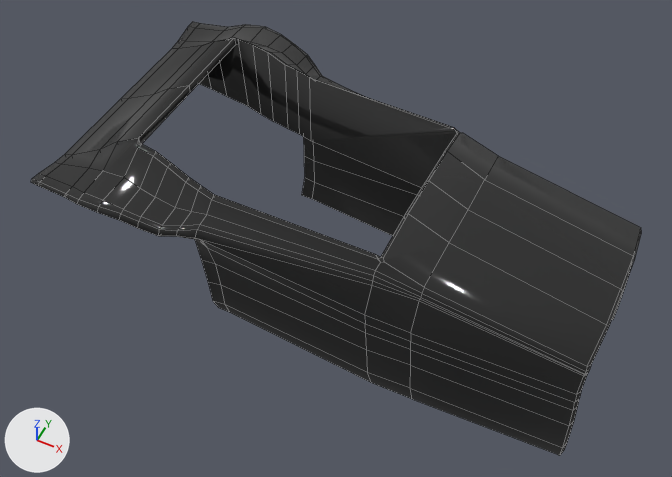
One commit to the FBX model Assets/Meshes/Car/cowl.fbx: the scene before it, then after it.
Rendered twice from a 50 mm lens placed at (8.21, -16.72, 19.82), pointed at (0.08, -0.46, -0.51). Arrows for +X, +Y and +Z are at lower left; the lights stay in place. Mesh edges are drawn as thin lines. Vertices at the same position are counted once.

Names of what the first picture shows: 'CowlMid.001'.
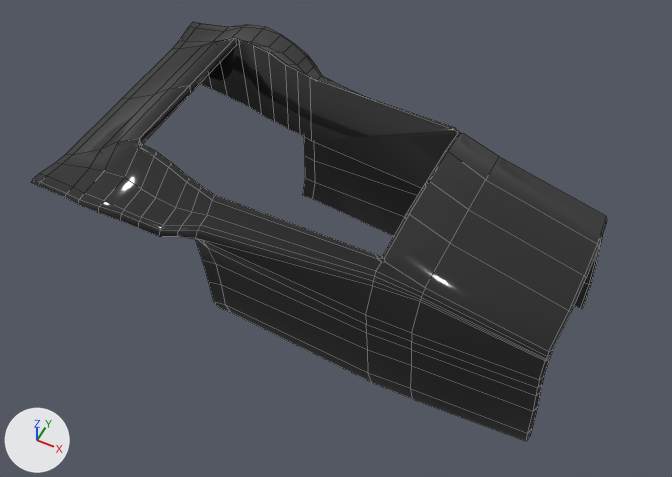
Where the newer file only moved an object's origin or applied its transform, the numbers keep the older frame.

Changed parts and their boxes [x1, y1, x2, y2] in the pictures (672 x 477 px; the box of a moved part takes in the faces that stretch with it):
'CowlMid.001', reshaped: before [31, 22, 641, 455]; after [31, 22, 607, 441]
part 1 of me_cylinder_113, moved or reshaped: before [410, 156, 641, 455]; after [411, 156, 607, 441]

The change in detail:
me_cylinder_113 has 315 vertices, 262 faces and spans x -13.3..2.3, y -4.5..4.5, z -2.1..4.5.
me_cylinder_113 is used by ob_cowlmid_001; location (5.81, 0.0, -1.44).
me_cylinder_113 part 1: all 50 vertices in x 2.1..2.3, y -2.9..2.9, z -1.9..2.5 are moved by (-1.0, 0.0, 0.0).
